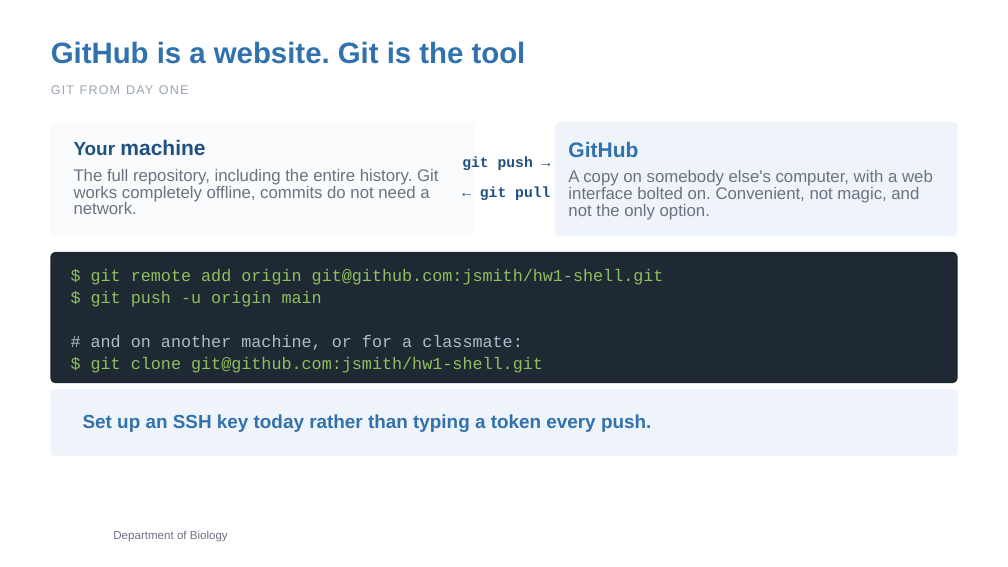
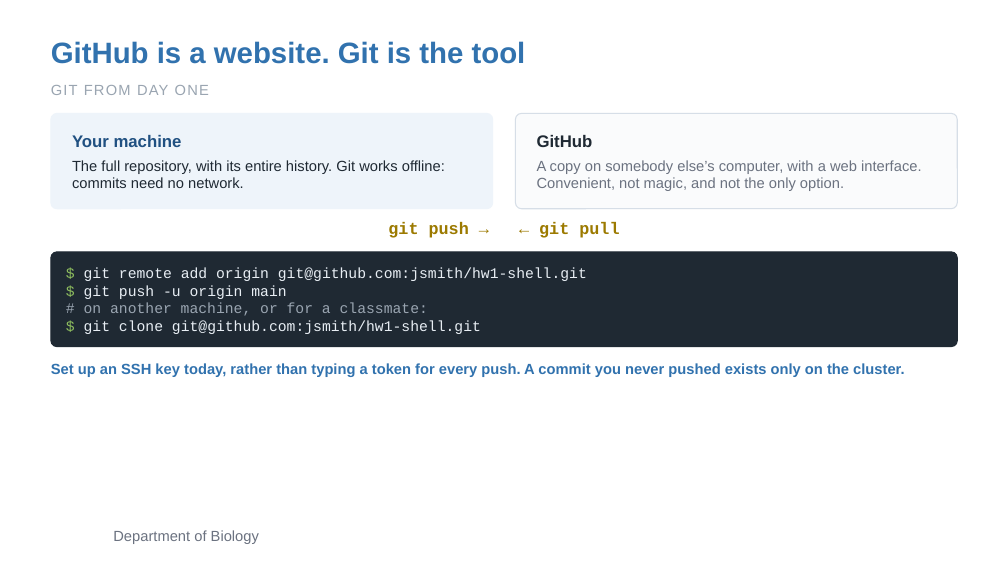
Before and after one commit to zhan4429/TuftsAppliedBioinfo, a slide deck: slide 27 of slides/week-01/Week01_Session1_CommandLine_Text_Git.pptx. Drawn at 1008x567 pixels with LibreOffice and Linux fonts; fonts in the diff are those of the drawing; background and template pictures are left out. Boxes give left, top, right and bottom in pixels: in the first picture for what was removed or moved away, otherwise in the second. Text is boxed around its words. In the diff, an @@ line names an element or a change of style, - is before the commit and + after.

```diff
--- a/slides/week-01/Week01_Session1_CommandLine_Text_Git.pptx
+++ b/slides/week-01/Week01_Session1_CommandLine_Text_Git.pptx
@@ text "GIT FROM DAY ONE" at (x1=51, y1=85, x2=209, y2=95): size 12 to 14 pt @@
@@ rounded rectangle resized from (x1=51, y1=123, x2=474, y2=236) to (x1=51, y1=113, x2=492, y2=209) @@
@@ rounded rectangle at (x1=51, y1=113, x2=492, y2=209): fill #FAFBFC to #EEF4FA; outline #FAFBFC 1 pt to #EEF4FA 1 pt; proportions changed @@
@@ rounded rectangle resized from (x1=556, y1=123, x2=957, y2=236) to (x1=516, y1=113, x2=957, y2=209) @@
@@ rounded rectangle at (x1=516, y1=113, x2=957, y2=209): fill #EEF4FA to #FAFBFC; outline #EEF4FA 1 pt to #D6DEE7 1 pt; proportions changed @@
@@ text "Your machine" at (x1=72, y1=135, x2=182, y2=147): size 18 to 16 pt in "Your"; size 20 to 16 pt in "machine"; line spacing 1 to 19.2pt; vertical alignment middle to top @@
@@ text "GitHub" moved from (x1=568, y1=141, x2=638, y2=157) to (x1=537, y1=135, x2=593, y2=147) @@
@@ text "GitHub" at (x1=537, y1=135, x2=593, y2=147): size 20 to 16 pt, text colour #3172AE to #1F2933; line spacing 1 to 19.2pt; vertical alignment middle to top @@
@@ text at (x1=72, y1=160, x2=445, y2=188): text changed; size 16 to 14 pt; text colour #6B7280 to #1F2933 @@
-The full repository, including the entire history. Git works completely offline, commits do not need a network.
+The full repository, with its entire history. Git works offline: commits need no network.
@@ text removed at (x1=462, y1=156, x2=533, y2=170) @@
-git push →
@@ text at (x1=537, y1=160, x2=921, y2=191): text changed; size 16 to 14 pt @@
-A copy on somebody else's computer, with a web interface bolted on. Convenient, not magic, and not the only option.
+A copy on somebody else’s computer, with a web interface. Convenient, not magic, and not the only option.
@@ vertical alignment middle to top in 5 elements at (x1=537, y1=160, x2=921, y2=191), (x1=84, y1=303, x2=428, y2=316), (x1=72, y1=160, x2=445, y2=188), (x1=51, y1=363, x2=905, y2=377), (x1=388, y1=222, x2=619, y2=238) @@
@@ text at (x1=388, y1=222, x2=619, y2=238): text changed; size 14 to 16 pt; text colour #205081 to #9C7A00 @@
-← git pull
+git push → ← git pull
@@ rounded rectangle resized from (x1=51, y1=253, x2=957, y2=383) to (x1=51, y1=252, x2=957, y2=346) @@
@@ rounded rectangle at (x1=51, y1=252, x2=957, y2=346): proportions changed @@
@@ size 16 to 14 pt, text colour #8FBF5F to #E8EEF4; line spacing 1 to 16.8pt; vertical alignment middle to top in 3 elements at (x1=84, y1=267, x2=587, y2=281), (x1=84, y1=285, x2=286, y2=299), (x1=84, y1=320, x2=481, y2=334) @@
@@ text "$ git clone git@github.com:jsmith/hw1-shell.git" moved from (x1=91, y1=357, x2=543, y2=373) to (x1=84, y1=320, x2=481, y2=334) @@
@@ text at (x1=84, y1=303, x2=428, y2=316): text changed; size 16 to 14 pt; text colour #AFBACA to #9AA5B1 @@
-# and on another machine, or for a classmate:
+# on another machine, or for a classmate:
@@ text at (x1=51, y1=363, x2=905, y2=377): text changed; size 18 to 14 pt @@
-Set up an SSH key today rather than typing a token every push.
+Set up an SSH key today, rather than typing a token for every push. A commit you never pushed exists only on the cluster.
@@ rounded rectangle removed at (x1=51, y1=389, x2=957, y2=456) @@
@@ text "Department of Biology" at (x1=113, y1=530, x2=259, y2=544): size 11 to 14 pt @@
```
Also in this commit, not shown: 19 other slides changed, 4 other files.
